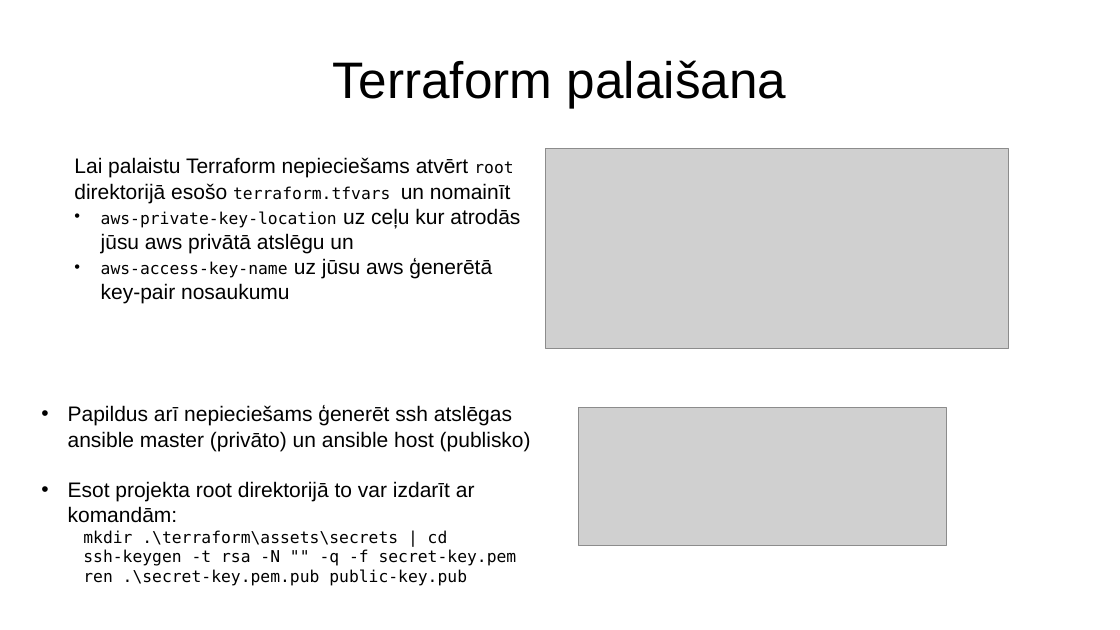
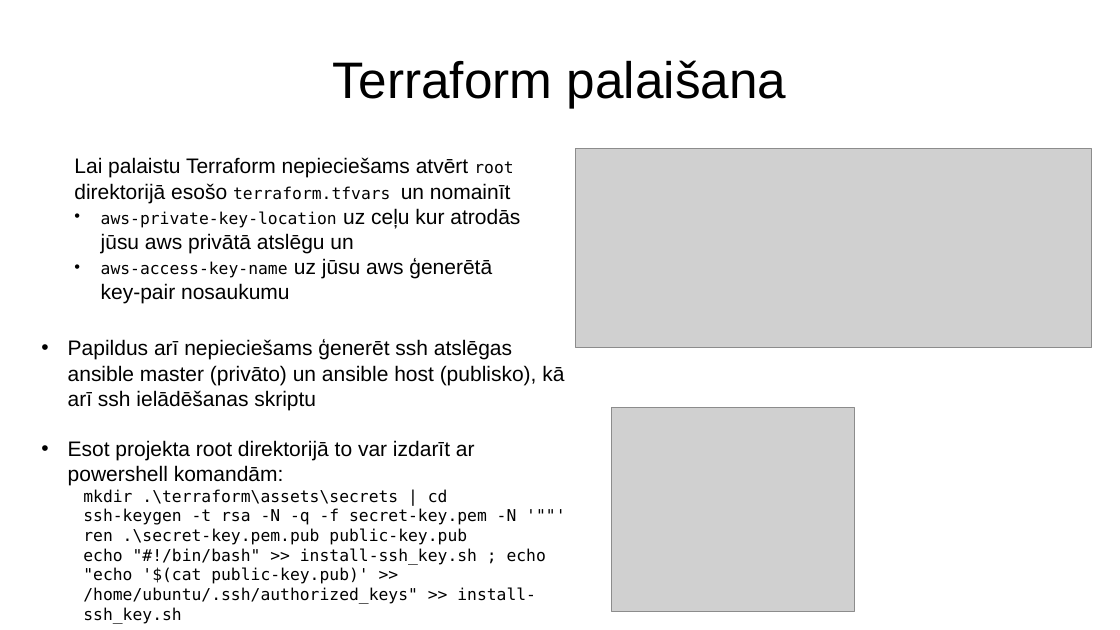
Before and after one commit to DitaGabalina/devops_db_group, a slide deck: slide 14 of docs/Slaidi.2022.07.04_v2.pptx. Drawn at 1120x630 pixels with LibreOffice and Linux fonts; fonts in the diff are those of the drawing; grey boxes stand for pictures. Boxes give left, top, right and bottom in pixels: in the first picture for what was removed or moved away, otherwise in the second. Text is boxed around its words. In the diff, an @@ line names an element or a change of style, - is before the commit and + after.

```diff
--- a/docs/Slaidi.2022.07.04_v2.pptx
+++ b/docs/Slaidi.2022.07.04_v2.pptx
@@ picture: place and size @@
-picture at bbox=[546, 149, 1009, 349]
+picture at bbox=[576, 149, 1091, 347]
@@ text "Papildus arī nepieciešams ģenerēt ssh ...": place and size @@
-text "Papildus arī nepieciešams ģenerēt ssh ..." at bbox=[68, 405, 531, 586]
+text "Papildus arī nepieciešams ģenerēt ssh ..." at bbox=[68, 339, 564, 624]
@@ text at bbox=[68, 339, 564, 486]: text changed @@
-• Papildus arī nepieciešams ģenerēt ssh atslēgas ansible master (privāto) un ansible host (publisko)
-• Esot projekta root direktorijā to var izdarīt ar komandām:
+• Papildus arī nepieciešams ģenerēt ssh atslēgas ansible master (privāto) un ansible host (publisko), kā arī ssh ielādēšanas skriptu
+• Esot projekta root direktorijā to var izdarīt ar powershell komandām:
@@ picture: place and size @@
-picture at bbox=[579, 408, 946, 546]
+picture at bbox=[612, 408, 854, 613]
@@ text at bbox=[83, 508, 517, 525]: text changed @@
-  ssh-keygen -t rsa -N "" -q -f secret-key.pem
+ssh-keygen -t rsa -N -q -f secret-key.pem -N '""'
@@ text at bbox=[83, 489, 467, 545]: list level 2 to 1 in "mkdir .\terraform\assets\secrets | cd"; list level 2 to 1 in "ren .\secret-key.pem.pub public-key.pub" @@
@@ text at bbox=[83, 548, 546, 624]: paragraph added @@
+echo "#!/bin/bash" >> install-ssh_key.sh ; echo "echo '$(cat public-key.pub)' >> /home/ubuntu/.ssh/authorized_keys" >> install-ssh_key.sh
```
Also in this commit, not shown: 15 other slides changed, 3 slides added, 1 slide removed, 1 other file.
